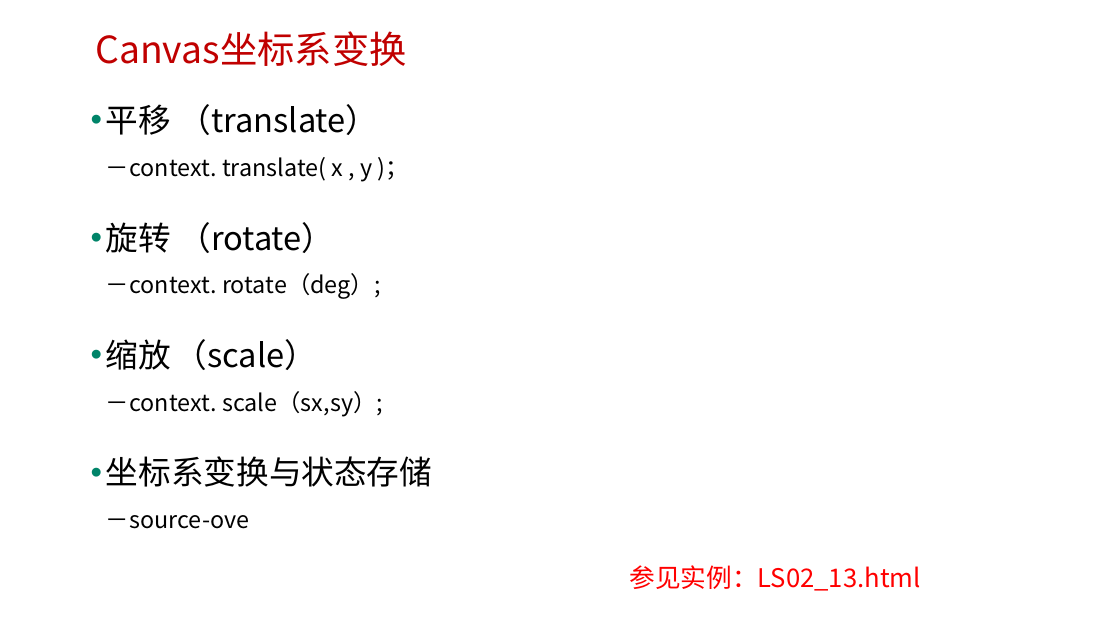
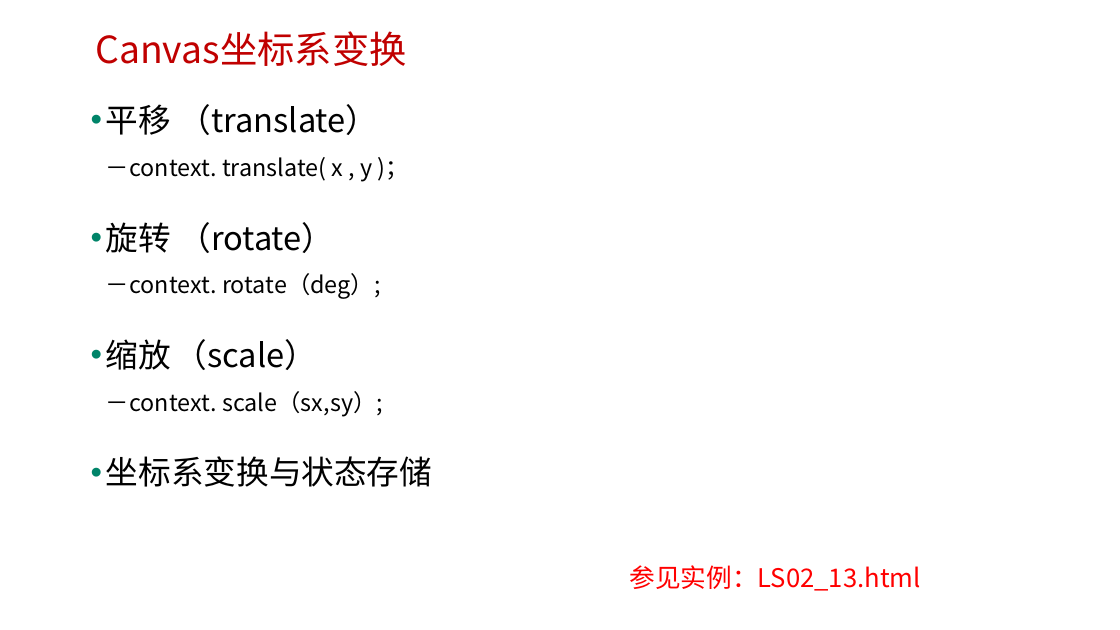
Before and after one commit to onest-qile/H5-Game-Development, a slide deck: slide 33 of 课程PPT/（02）H5 Canvas图形绘制.pptx. Drawn at 1120x630 pixels with LibreOffice and Linux fonts; fonts in the diff are those of the drawing; background and template pictures are left out. Boxes give left, top, right and bottom in pixels: in the first picture for what was removed or moved away, otherwise in the second. Text is boxed around its words. In the diff, an @@ line names an element or a change of style, - is before the commit and + after.

```diff
--- a/课程PPT/（02）H5 Canvas图形绘制.pptx
+++ b/课程PPT/（02）H5 Canvas图形绘制.pptx
@@ text at [106,456,432,487]: text changed; size 20 to 28 pt @@
-• 坐标系变换与状态存储
-  －source-ove
+• 坐标系变换与状态存储
```
Also in this commit, not shown: 7 other slides changed, 11 other files.
